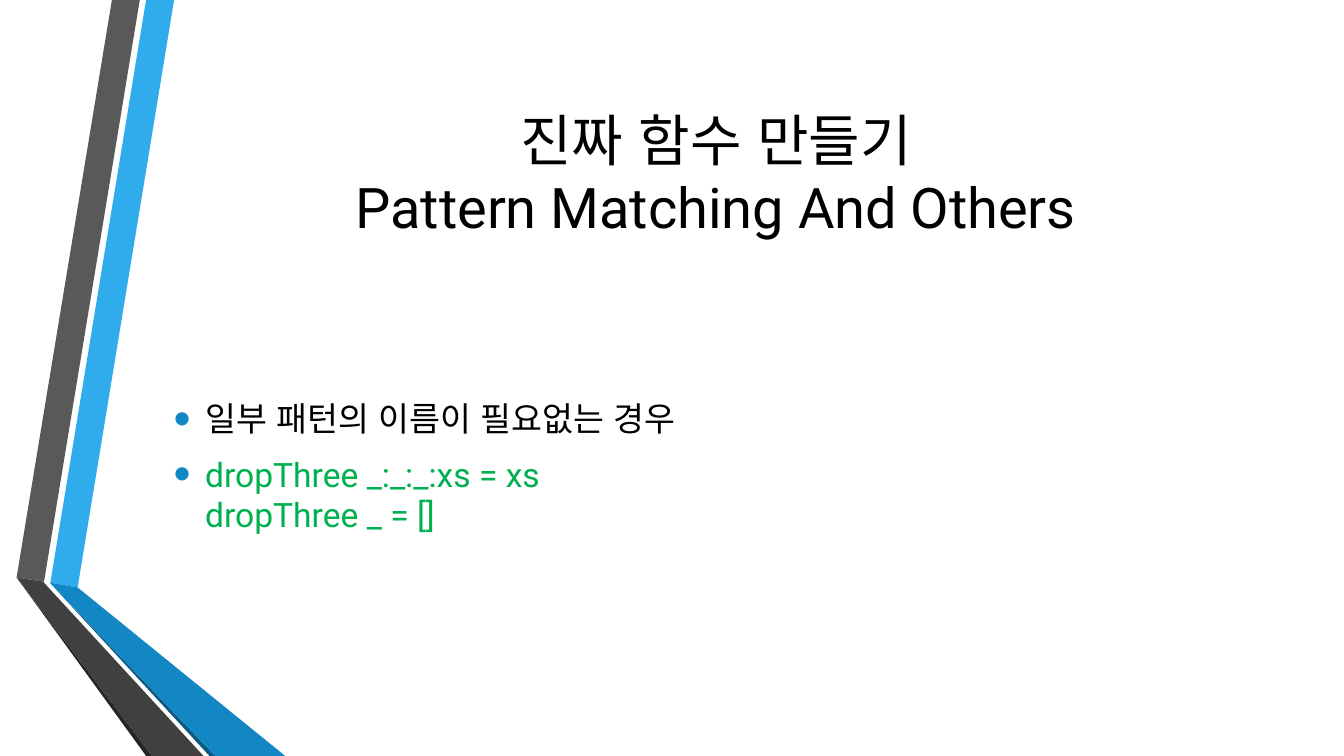
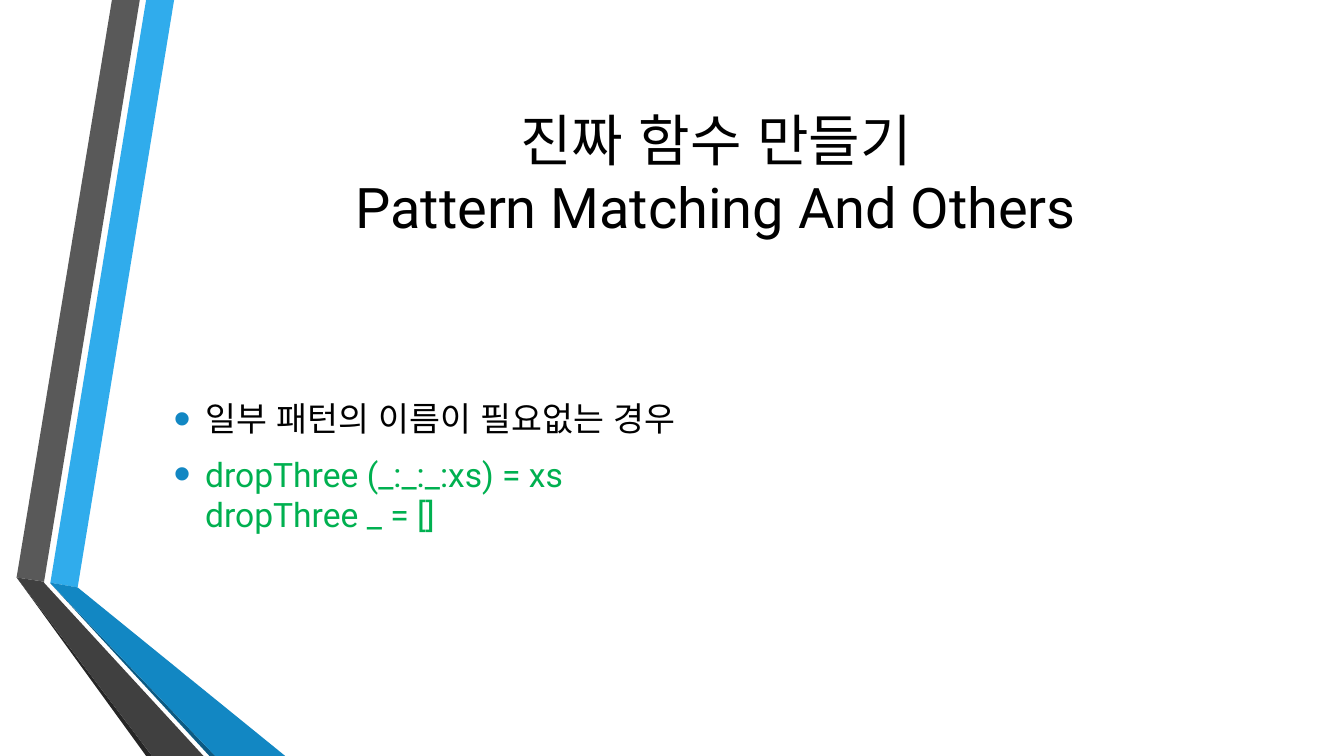
Before and after one commit to Ailrun/HaskellTutorial, a slide deck: slide 33 of Haskell02.pptx. Drawn at 1344x756 pixels with LibreOffice and Linux fonts; fonts in the diff are those of the drawing; background and template pictures are left out. Boxes give left, top, right and bottom in pixels: in the first picture for what was removed or moved away, otherwise in the second. Text is boxed around its words. In the diff, an @@ line names an element or a change of style, - is before the commit and + after.

```diff
--- a/Haskell02.pptx
+++ b/Haskell02.pptx
@@ text at [205, 460, 563, 534]: text changed @@
-• dropThree _:_:_:xs = xs
-  dropThree _ = []
+• dropThree (_:_:_:xs) = xs
+  dropThree _ = []
```
Also in this commit, not shown: 5 other slides changed, 6 other files.
